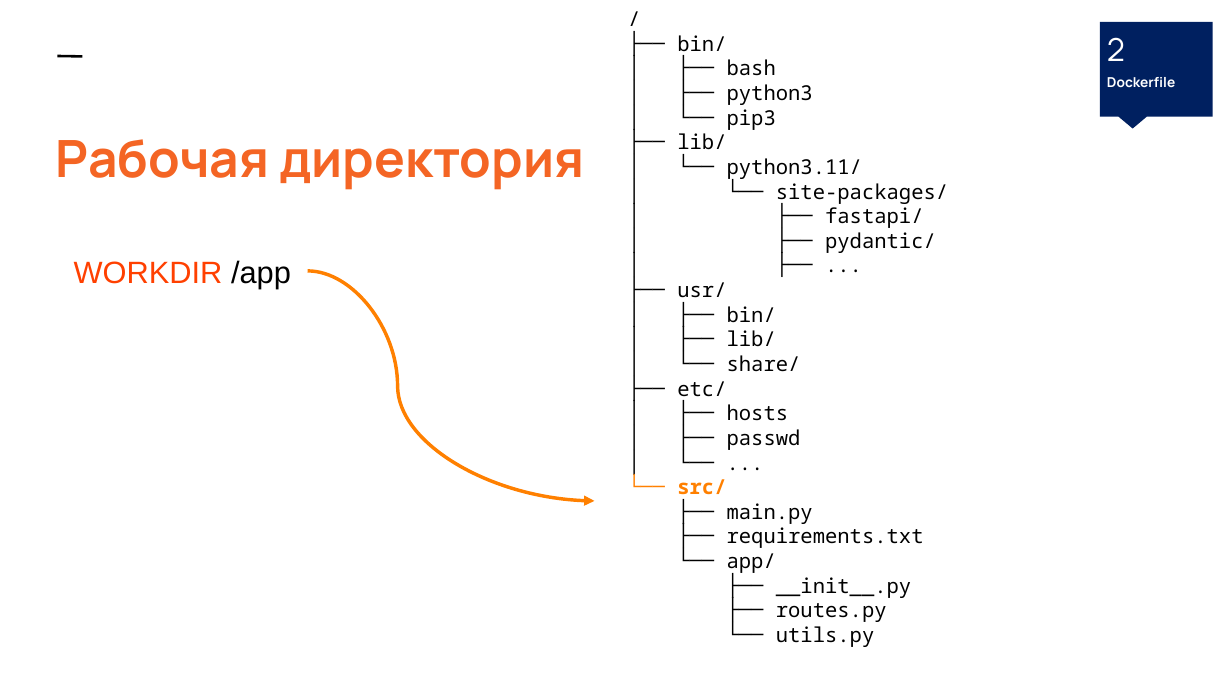
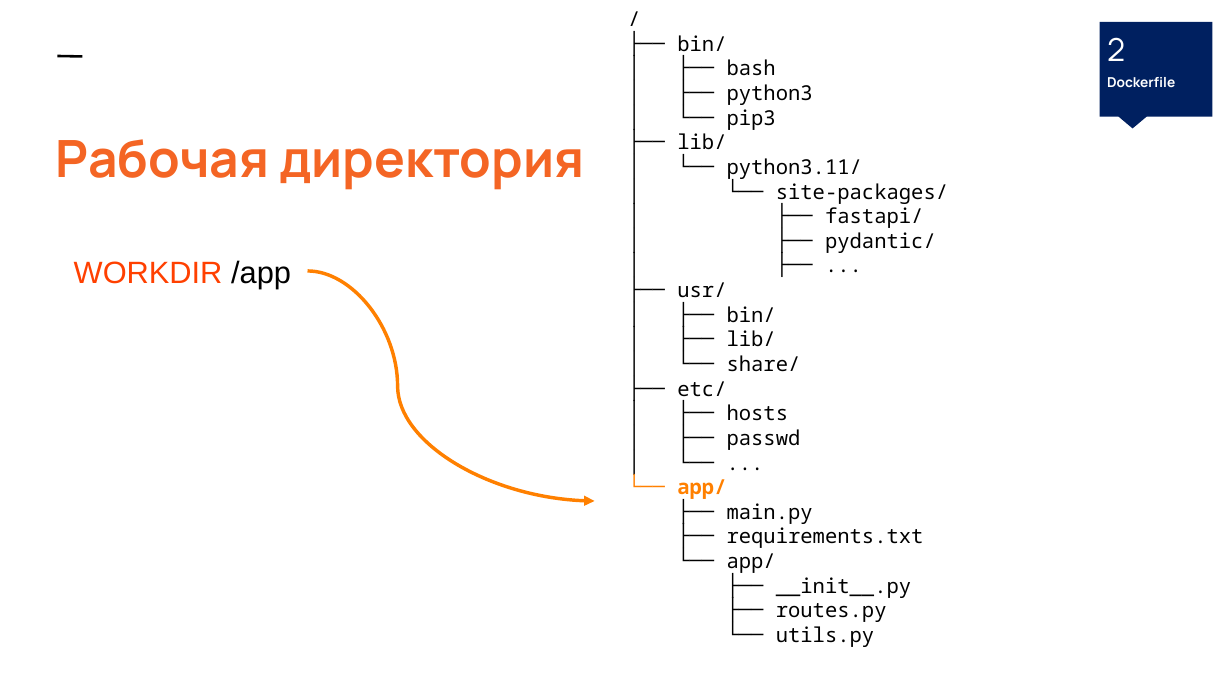
Before and after one commit to maks2199/SELabs-Docker, a slide deck: slide 12 of docs/260425_Docker_презентация.pptx. Drawn at 1232x693 pixels with LibreOffice and Linux fonts; fonts in the diff are those of the drawing. Boxes give left, top, right and bottom in pixels: in the first picture for what was removed or moved away, otherwise in the second. Text is boxed around its words. In the diff, an @@ line names an element or a change of style, - is before the commit and + after.

```diff
--- a/docs/260425_Docker_презентация.pptx
+++ b/docs/260425_Docker_презентация.pptx
@@ text at bbox=[677, 479, 726, 501]: text changed @@
-└── src/
+└── app/
```
Also in this commit, not shown: 4 other slides changed, 7 other files.
